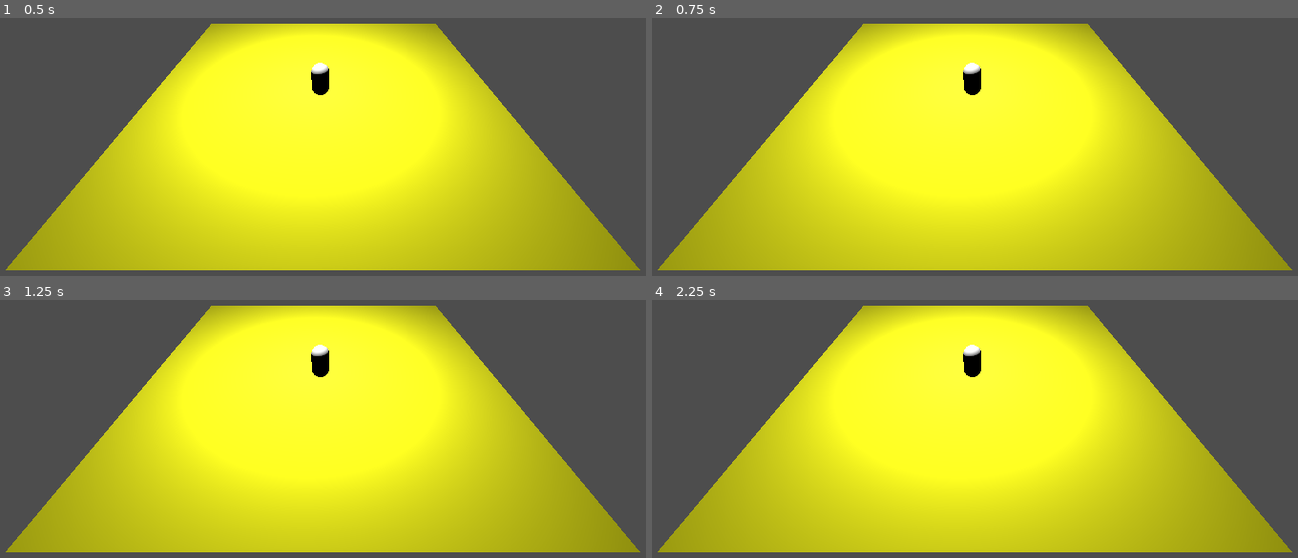
Above: before the commit, frames 1-4 (two rows, left to right).
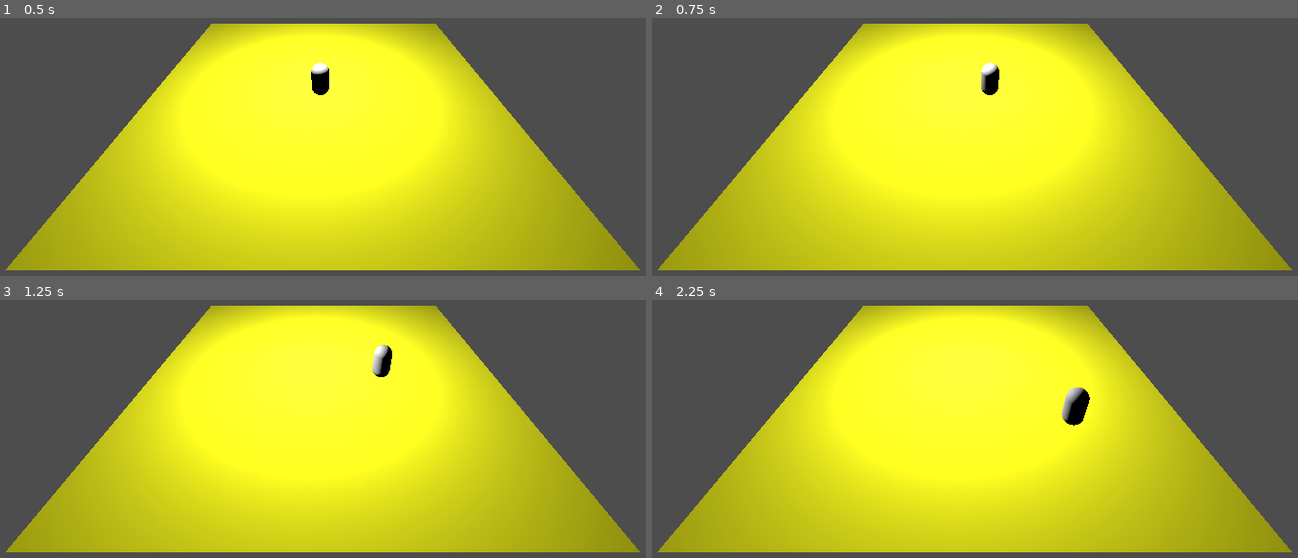
Above: after the commit, the same moments.

Repository: Aeren28/Ludum54
Game: Godot game, scene res://Scenes/Escenario.tscn
Two runs of this game, one before a commit and one after it. Both use one fixed random seed, a clock stepped at 60 frames per second and the inputs below.
Inputs:
- Up to frame 1 (0.5 s): no input
- Up to frame 2 (0.75 s): hold D (ui_right, bound only after the commit) from 0.53 s (still down)
- Up to frame 3 (1.25 s): keep holding D (ui_right, bound only after the commit)
- Up to frame 4 (2.25 s): release D (ui_right, bound only after the commit) at 1.28 s; hold S (ui_down, bound only after the commit) 1.28-2.03 s; hold D (ui_right, bound only after the commit) from 2.03 s (still down)

Frame 1 is identical in both runs. In frame 2, 0.6% of the frame differs, in the area x 48-54%, y 17-30%; in frame 3, 0.6%; in frame 4, 0.8%, in the area x 48-68%, y 17-49%.

Commit message:
Input con WASD

Diff:
--- a/project.godot
+++ b/project.godot
@@ -14,3 +14,34 @@
 run/main_scene="res://Scenes/Escenario.tscn"
 config/features=PackedStringArray("4.1", "Forward Plus")
 config/icon="res://icon.svg"
+
+[input]
+
+ui_left={
+"deadzone": 0.5,
+"events": [Object(InputEventKey,"resource_local_to_scene":false,"resource_name":"","device":-1,"window_id":0,"alt_pressed":false,"shift_pressed":false,"ctrl_pressed":false,"meta_pressed":false,"pressed":false,"keycode":65,"physical_keycode":0,"key_label":0,"unicode":97,"echo":false,"script":null)
+, Object(InputEventJoypadButton,"resource_local_to_scene":false,"resource_name":"","device":0,"button_index":13,"pressure":0.0,"pressed":false,"script":null)
+, Object(InputEventJoypadMotion,"resource_local_to_scene":false,"resource_name":"","device":0,"axis":0,"axis_value":-1.0,"script":null)
+]
+}
+ui_right={
+"deadzone": 0.5,
+"events": [Object(InputEventKey,"resource_local_to_scene":false,"resource_name":"","device":-1,"window_id":0,"alt_pressed":false,"shift_pressed":false,"ctrl_pressed":false,"meta_pressed":false,"pressed":false,"keycode":68,"physical_keycode":0,"key_label":0,"unicode":100,"echo":false,"script":null)
+, Object(InputEventJoypadButton,"resource_local_to_scene":false,"resource_name":"","device":0,"button_index":14,"pressure":0.0,"pressed":false,"script":null)
+, Object(InputEventJoypadMotion,"resource_local_to_scene":false,"resource_name":"","device":0,"axis":0,"axis_value":1.0,"script":null)
+]
+}
+ui_up={
+"deadzone": 0.5,
+"events": [Object(InputEventKey,"resource_local_to_scene":false,"resource_name":"","device":-1,"window_id":0,"alt_pressed":false,"shift_pressed":false,"ctrl_pressed":false,"meta_pressed":false,"pressed":false,"keycode":87,"physical_keycode":0,"key_label":0,"unicode":119,"echo":false,"script":null)
+, Object(InputEventJoypadButton,"resource_local_to_scene":false,"resource_name":"","device":0,"button_index":11,"pressure":0.0,"pressed":false,"script":null)
+, Object(InputEventJoypadMotion,"resource_local_to_scene":false,"resource_name":"","device":0,"axis":1,"axis_value":-1.0,"script":null)
+]
+}
+ui_down={
+"deadzone": 0.5,
+"events": [Object(InputEventKey,"resource_local_to_scene":false,"resource_name":"","device":-1,"window_id":0,"alt_pressed":false,"shift_pressed":false,"ctrl_pressed":false,"meta_pressed":false,"pressed":false,"keycode":83,"physical_keycode":0,"key_label":0,"unicode":115,"echo":false,"script":null)
+, Object(InputEventJoypadButton,"resource_local_to_scene":false,"resource_name":"","device":0,"button_index":12,"pressure":0.0,"pressed":false,"script":null)
+, Object(InputEventJoypadMotion,"resource_local_to_scene":false,"resource_name":"","device":0,"axis":1,"axis_value":1.0,"script":null)
+]
+}
